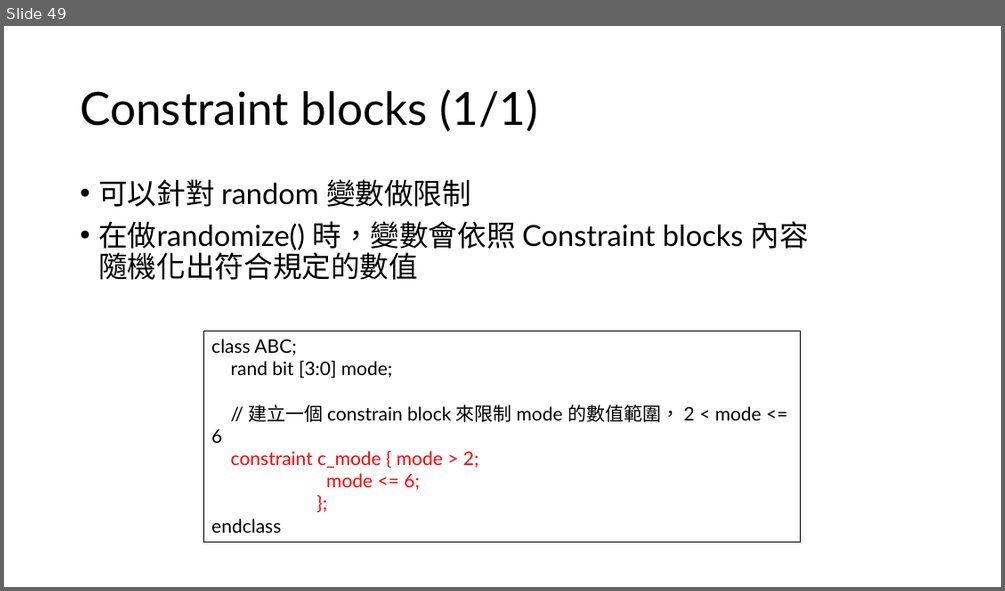
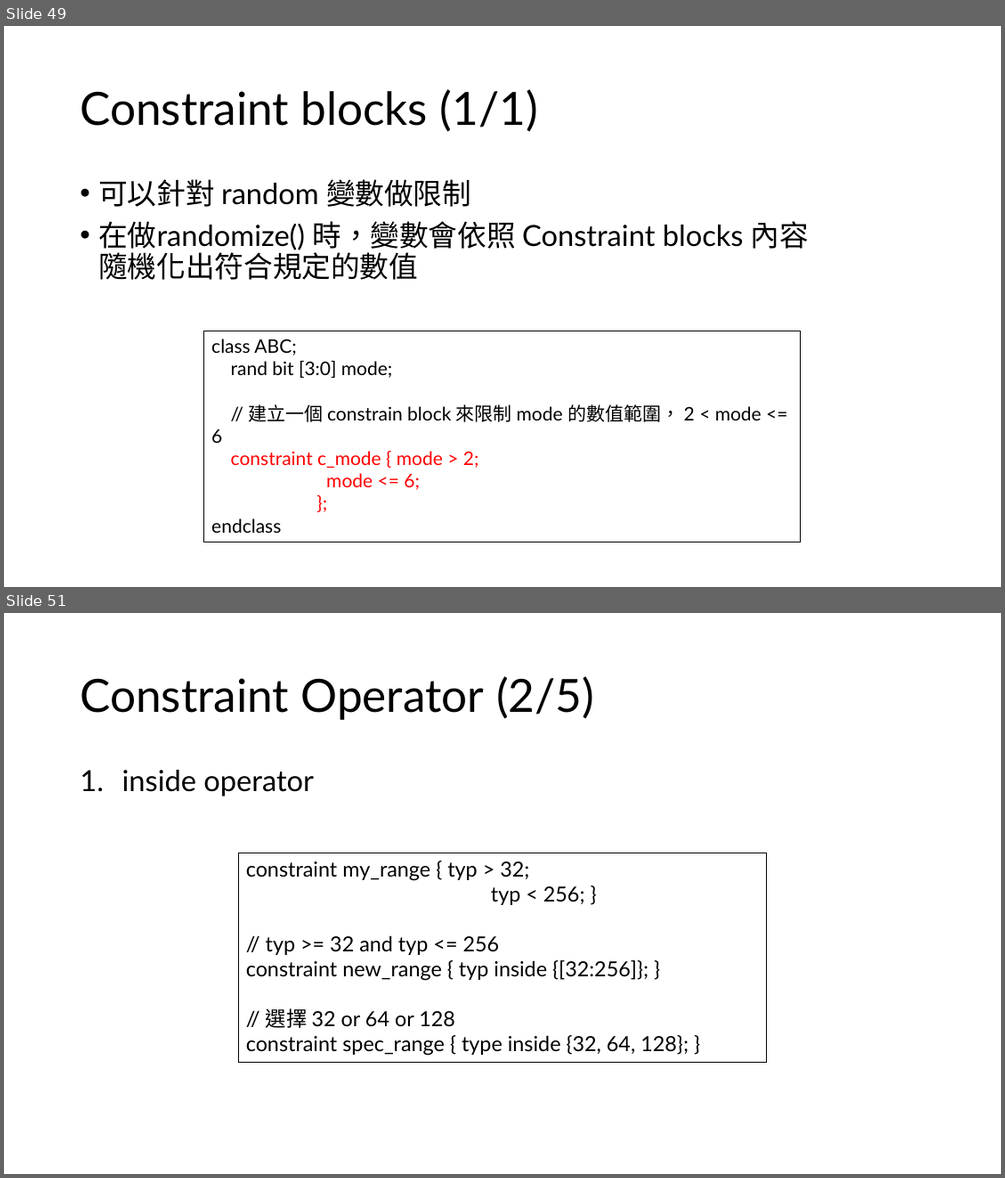
Before and after one commit to s9001055/DV_learning, a slide deck: systemverilog/SystemVerilog_語法學習.pptx. Shown one above the other, each under a label of ours: slide 49 before the commit, slides 49 and 51 after it; the slides between them are not shown. The pictures are 1005x591 and 1005x1178 pixels, drawn with LibreOffice and Linux fonts; fonts in the diff are those of the drawing. Boxes give left, top, right and bottom in pixels: in the first picture for what was removed or moved away, otherwise in the second. Text is boxed around its words. In the diff, an @@ line names an element or a change of style, - is before the commit and + after.

Commit message:
Modify: SystemVerilog_語法學習.pptx Add: chapter 6 Constraints

```diff
--- a/systemverilog/SystemVerilog_語法學習.pptx
+++ b/systemverilog/SystemVerilog_語法學習.pptx
@@ slide 51 added at box(4, 613, 1001, 1174), background #FFFFFF @@
@@ title added at box(80, 676, 594, 720), 44 pt, text #000000 @@
+Constraint Operator (2/5)
@@ text added at box(122, 770, 314, 796), 28 pt, text #000000 @@
+1. inside operator
@@ rectangle added at box(239, 853, 767, 1062), outline #000000 0.75 pt, 20 pt, text #000000 @@
+constraint my_range { typ > 32;
+typ < 256; }
+// typ >= 32 and typ <= 256
+constraint new_range { typ inside {[32:256]}; }
+// 選擇 32 or 64 or 128
+constraint spec_range { type inside {32, 64, 128}; }
```
Also in this commit, not shown: 2 slides changed, 13 other slides added, 2 other files.
